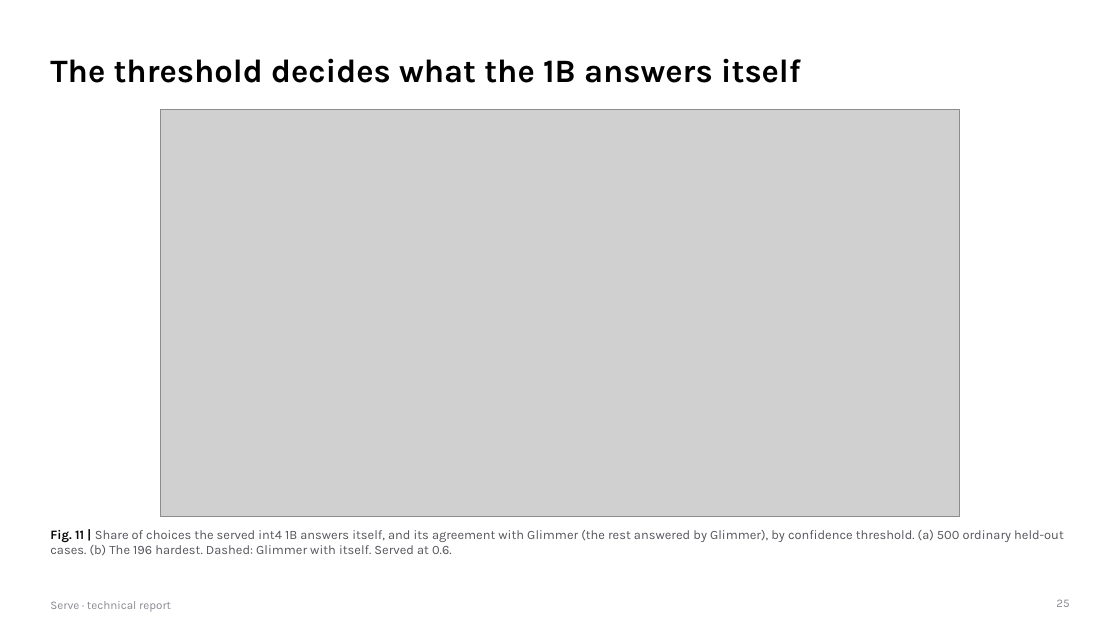
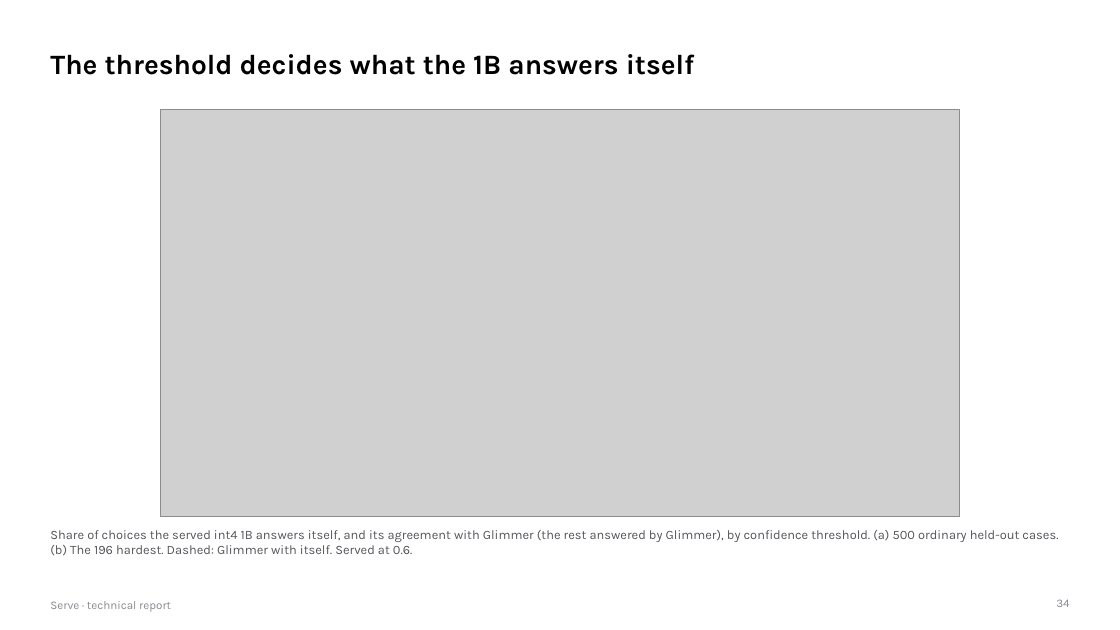
Before and after one commit to gino6178/serve-meta-hackathon, a slide deck: slide 34 of submission/pdf/serve_technical_report.pptx (slide 25 before the commit). Drawn at 1120x630 pixels with LibreOffice and Linux fonts; fonts in the diff are those of the drawing; grey boxes stand for pictures. Boxes give left, top, right and bottom in pixels: in the first picture for what was removed or moved away, otherwise in the second. Text is boxed around its words. In the diff, an @@ line names an element or a change of style, - is before the commit and + after.

```diff
--- a/submission/pdf/serve_technical_report.pptx
+++ b/submission/pdf/serve_technical_report.pptx
@@ title "The threshold decides what the ..." at [50,54,695,75]: size 28 to 24 pt @@
@@ text at [50,530,1058,556]: text changed @@
-Fig. 11 | Share of choices the served int4 1B answers itself, and its agreement with Glimmer (the rest answered by Glimmer), by confidence threshold. (a) 500 ordinary held-out cases. (b) The 196 hardest. Dashed: Glimmer with itself. Served at 0.6.
+Share of choices the served int4 1B answers itself, and its agreement with Glimmer (the rest answered by Glimmer), by confidence threshold. (a) 500 ordinary held-out cases. (b) The 196 hardest. Dashed: Glimmer with itself. Served at 0.6.
@@ page number at [1056,599,1069,607]: text changed @@
-25
+34
```
Also in this commit, not shown: 36 other slides changed, 7 slides added, 3 slides removed, 4 other files.
